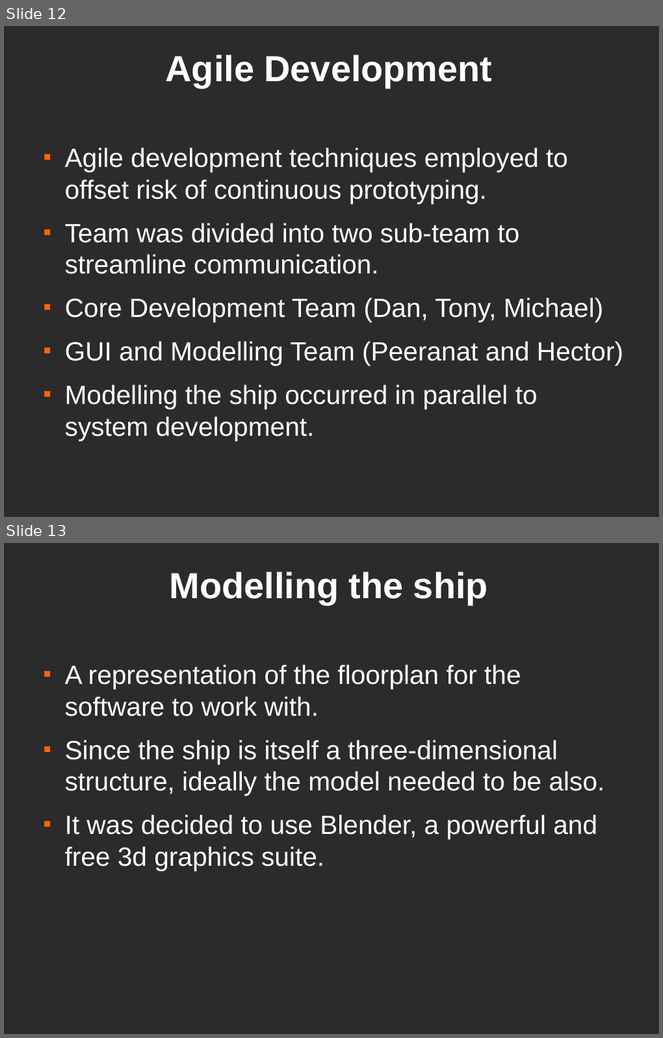
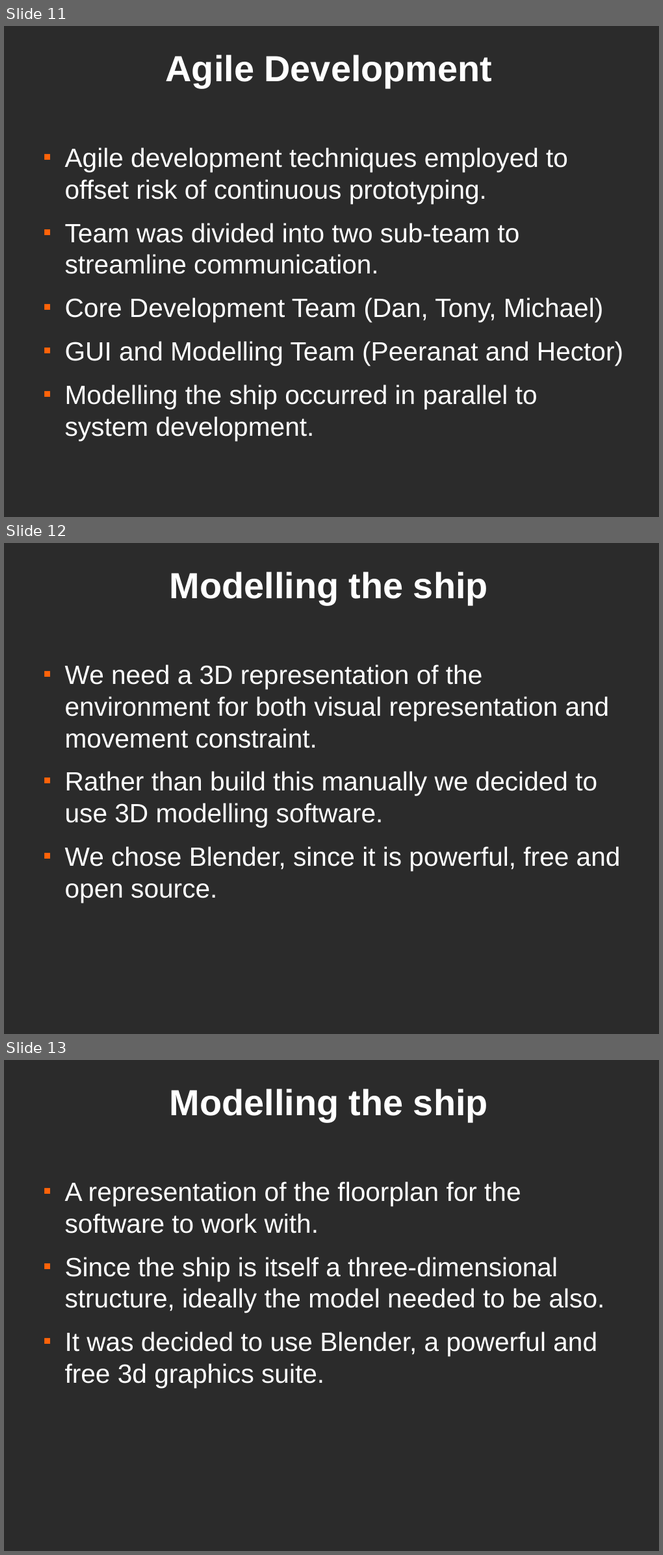
Before and after one commit to dantomosoiu/teamproject, a slide deck: Presentation/TeamProjectPresentation.odp. Shown one above the other, each under a label of ours: slides 12 and 13 before the commit, slides 11, 12 and 13 after it. The pictures are 663x1038 and 663x1555 pixels, drawn with LibreOffice and Linux fonts; fonts in the diff are those of the drawing; background and template pictures are left out; a plain dark background stands for a picture behind light text. Boxes give left, top, right and bottom in pixels: in the first picture for what was removed or moved away, otherwise in the second. Text is boxed around its words. In the diff, an @@ line names an element or a change of style, - is before the commit and + after.

```diff
--- a/Presentation/TeamProjectPresentation.odp
+++ b/Presentation/TeamProjectPresentation.odp
@@ slide 12 added at (4, 543, 659, 1034), background picture (left out) @@
@@ title added at (170, 572, 488, 605), 44 pt, text #FFFFFF, bold @@
+Modelling the ship
@@ text added at (65, 665, 621, 902), 32 pt, text #FFFFFF @@
+■ We need a 3D representation of the environment for both visual representation and movement constraint.
+■ Rather than build this manually we decided to use 3D modelling software.
+■ We chose Blender, since it is powerful, free and open source.
@@ what was slide 12 is now slide 11 @@
```
Also in this commit, not shown: 5 slides changed, 11 other slides added, 1 slide removed.
